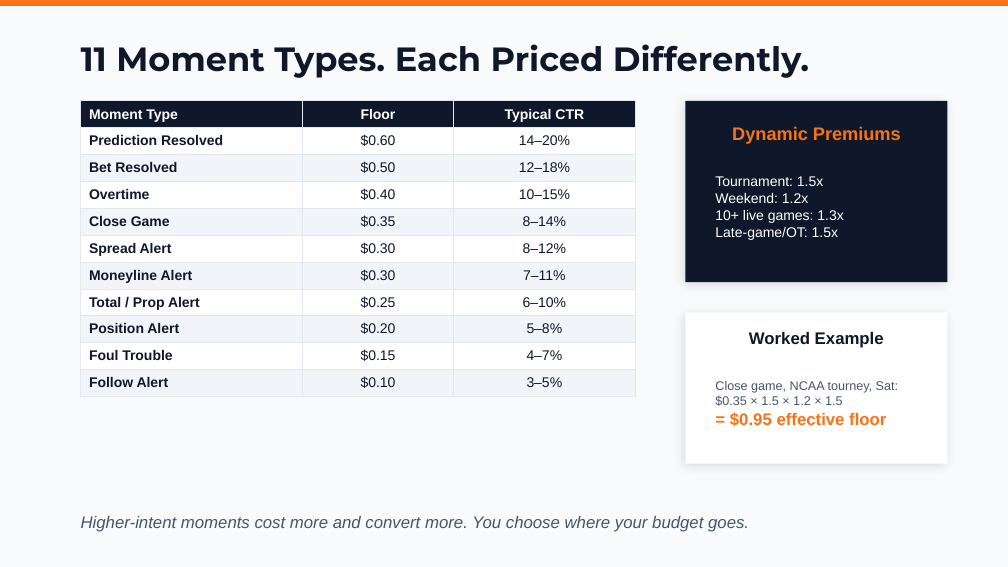
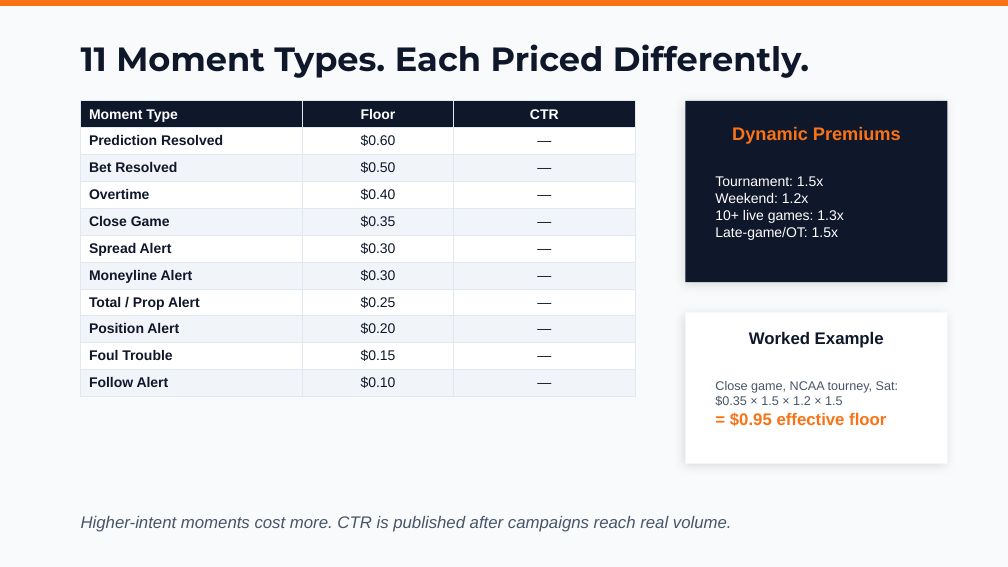
Before and after one commit to Bigtimedee/Watch-NORMA, a slide deck: slide 5 of NORMA-Advertiser-Pitch-Deck.pptx. Drawn at 1008x567 pixels with LibreOffice and Linux fonts; fonts in the diff are those of the drawing. Boxes give left, top, right and bottom in pixels: in the first picture for what was removed or moved away, otherwise in the second. Text is boxed around its words. In the diff, an @@ line names an element or a change of style, - is before the commit and + after.

```diff
--- a/NORMA-Advertiser-Pitch-Deck.pptx
+++ b/NORMA-Advertiser-Pitch-Deck.pptx
@@ table at bbox=[81, 101, 635, 392] @@
-row 1, column 3: Typical CTR
+row 1, column 3: CTR
-row 2, column 3: 14–20%
+row 2, column 3: —
-row 3, column 3: 12–18%
+row 3, column 3: —
-row 4, column 3: 10–15%
+row 4, column 3: —
-row 5, column 3: 8–14%
+row 5, column 3: —
-row 6, column 3: 8–12%
+row 6, column 3: —
-row 7, column 3: 7–11%
+row 7, column 3: —
-row 8, column 3: 6–10%
+row 8, column 3: —
-row 9, column 3: 5–8%
+row 9, column 3: —
-row 10, column 3: 4–7%
+row 10, column 3: —
-row 11, column 3: 3–5%
+row 11, column 3: —
@@ text at bbox=[81, 516, 732, 532]: text changed @@
-Higher-intent moments cost more and convert more. You choose where your budget goes.
+Higher-intent moments cost more. CTR is published after campaigns reach real volume.
```
Also in this commit, not shown: 1 other slide changed, 23 other files.
